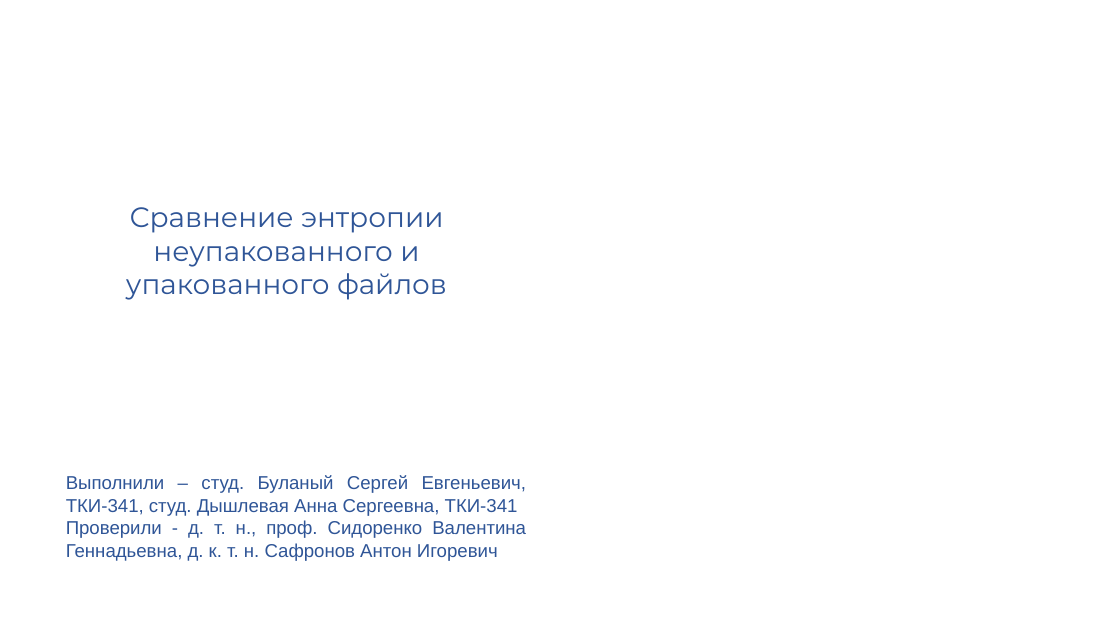
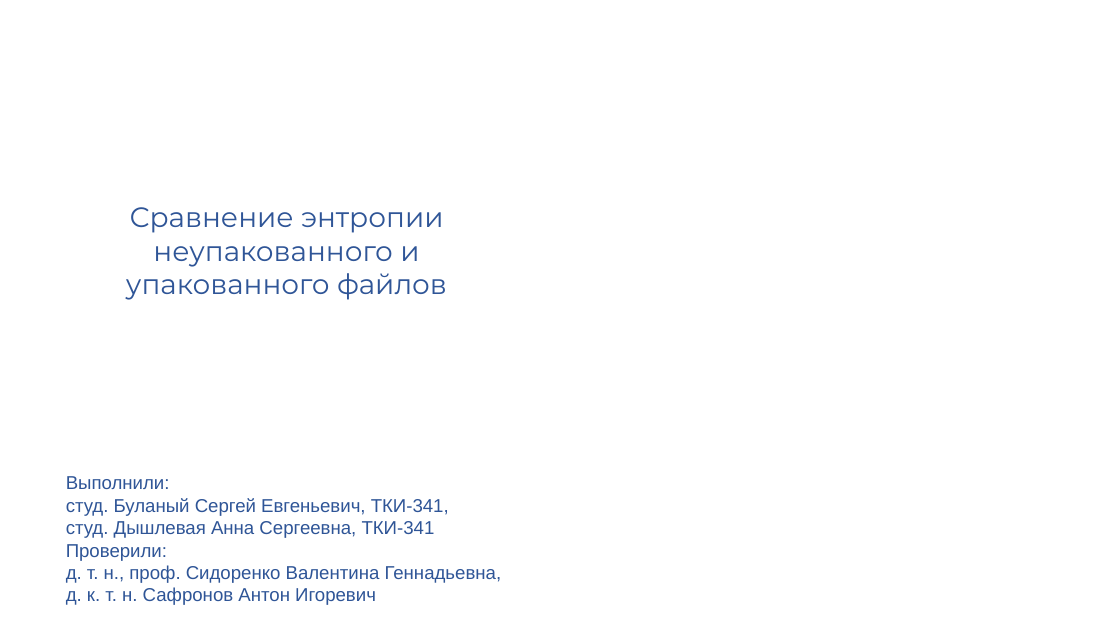
Before and after one commit to Ann1703/Reverse_Engineering_LAB, a slide deck: slide 1 of Лр1_С Буланый Дышлевая.pptx. Drawn at 1120x630 pixels with LibreOffice and Linux fonts; fonts in the diff are those of the drawing; background and template pictures are left out. Boxes give left, top, right and bottom in pixels: in the first picture for what was removed or moved away, otherwise in the second. Text is boxed around its words. In the diff, an @@ line names an element or a change of style, - is before the commit and + after.

```diff
--- a/Лр1_С Буланый Дышлевая.pptx
+++ b/Лр1_С Буланый Дышлевая.pptx
@@ text at (66, 476, 502, 605): text changed @@
-Выполнили – студ. Буланый Сергей Евгеньевич, ТКИ-341, студ. Дышлевая Анна Сергеевна, ТКИ-341
-Проверили - д. т. н., проф. Сидоренко Валентина Геннадьевна, д. к. т. н. Сафронов Антон Игоревич
+Выполнили:
+студ. Буланый Сергей Евгеньевич, ТКИ-341,
+студ. Дышлевая Анна Сергеевна, ТКИ-341
+Проверили:
+д. т. н., проф. Сидоренко Валентина Геннадьевна,
+д. к. т. н. Сафронов Антон Игоревич
```
Also in this commit, not shown: 2 other slides changed.
